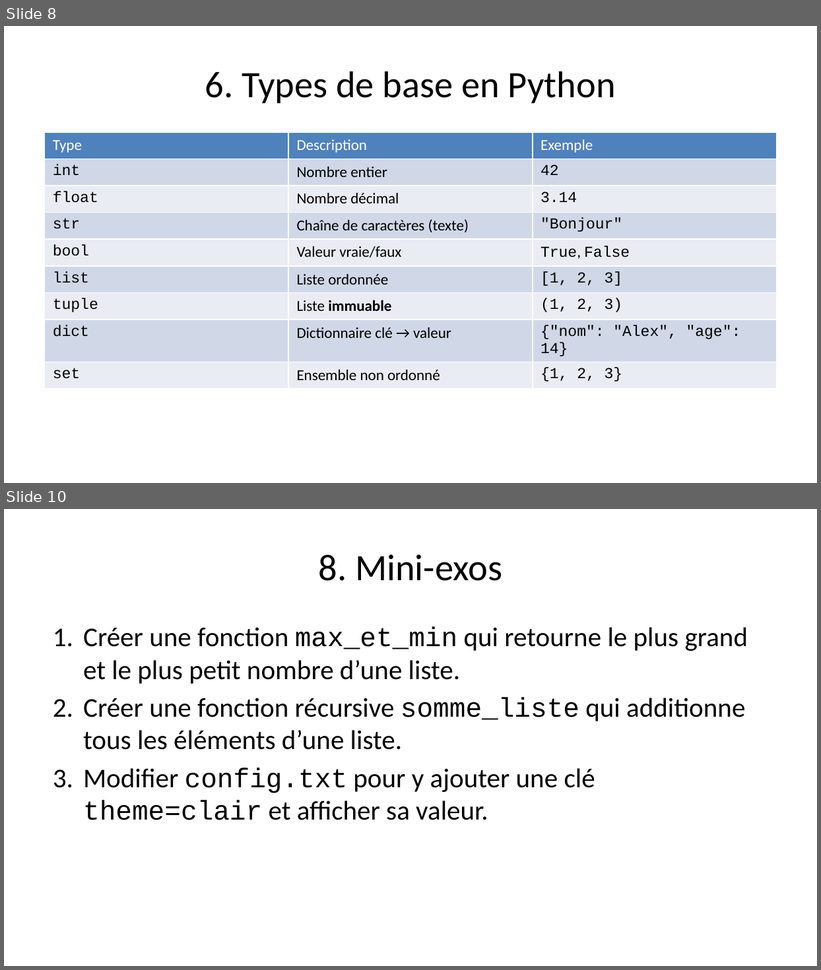
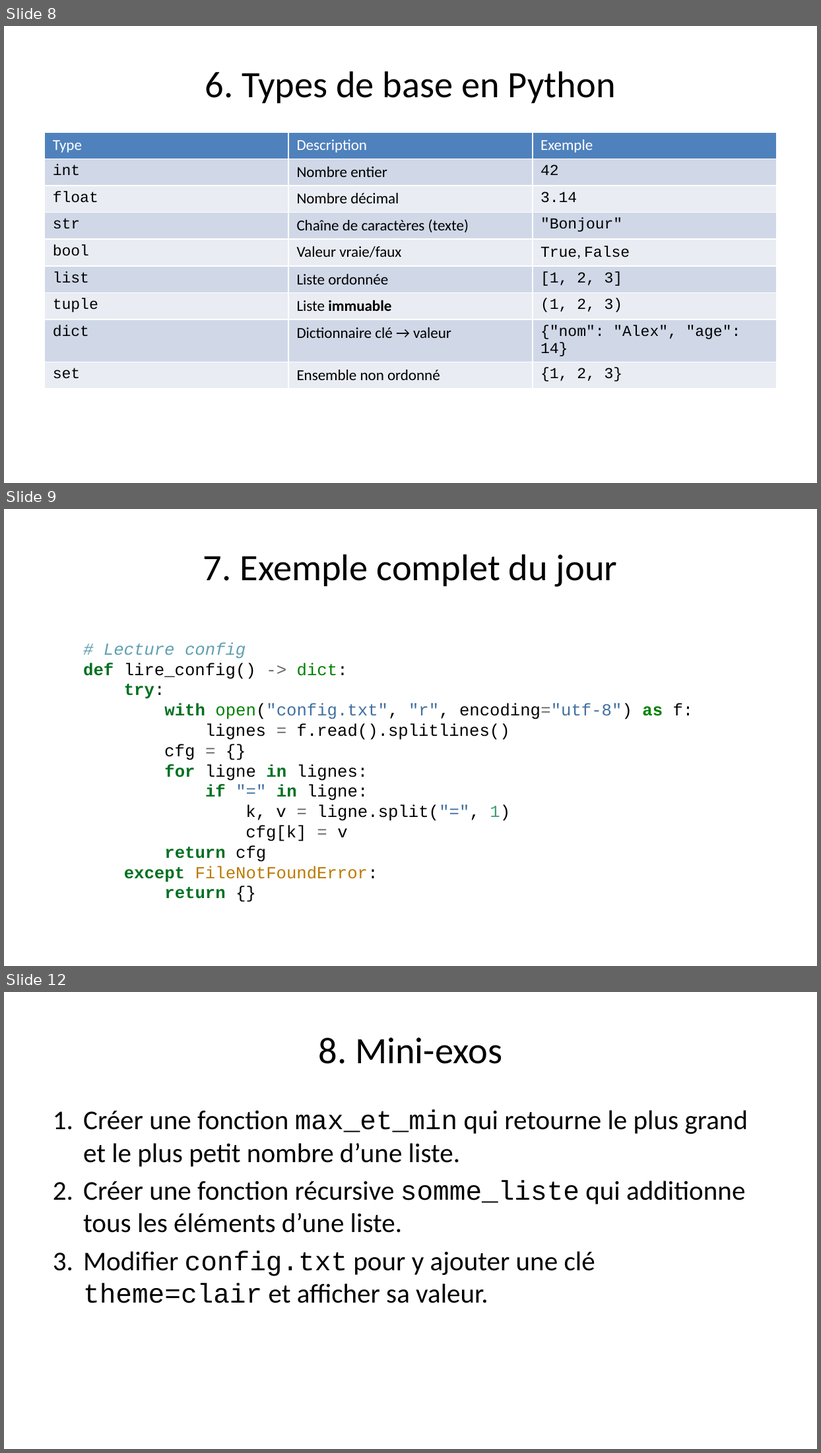
Before and after one commit to PierreKoerber/PythonWorkshop, a slide deck: jour03/presentation.pptx. Shown one above the other, each under a label of ours: slides 8 and 10 before the commit, slides 8, 9 and 12 after it; the slides between them are not shown. The pictures are 821x970 and 821x1453 pixels, drawn with LibreOffice and Linux fonts; fonts in the diff are those of the drawing. Boxes give left, top, right and bottom in pixels: in the first picture for what was removed or moved away, otherwise in the second. Text is boxed around its words. In the diff, an @@ line names an element or a change of style, - is before the commit and + after.

```diff
--- a/jour03/presentation.pptx
+++ b/jour03/presentation.pptx
@@ slide 9 added at (4,509,817,966), background #FFFFFF @@
@@ title added at (203,554,618,587), 33 pt, text #000000 @@
+7. Exemple complet du jour
@@ text added at (83,642,694,899), 15 pt, text #000000 @@
+# Lecture config
+def lire_config() -> dict:
+try:
+with open("config.txt", "r", encoding="utf-8") as f:
+lignes = f.read().splitlines()
+cfg = {}
+for ligne in lignes:
+if "=" in ligne:
+k, v = ligne.split("=", 1)
+cfg[k] = v
+return cfg
+except FileNotFoundError:
+return {}
@@ what was slide 10 is now slide 12 @@
```
Also in this commit, not shown: 4 slides changed, 1 other slide added, 1 slide removed, 4 other files.
